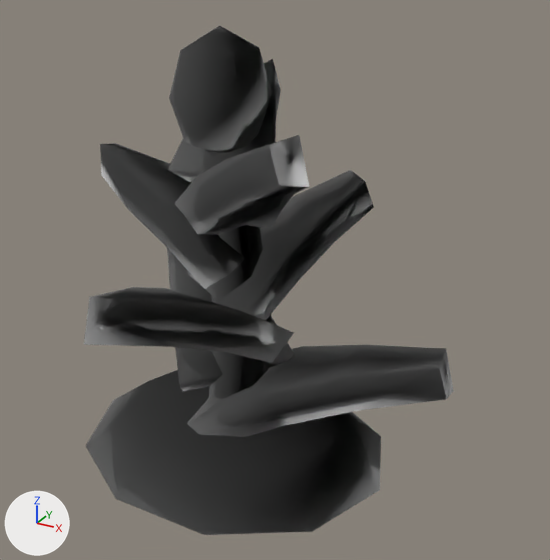
What one commit did to the FBX model unreal/Art/Export/Props/SM_Prop_Gather_EmeraldHerb.fbx.
Both versions are drawn from a 50 mm camera at (0.293, -0.46, 0.389) aimed at (0.043, -0.007, 0.163). Arrows for +X, +Y and +Z are at lower left; the lights stay in place. The older version comes first. Vertices at exactly the same position are counted once.

Objects in the first picture: 'SM_Prop_Gather_EmeraldHerb'.
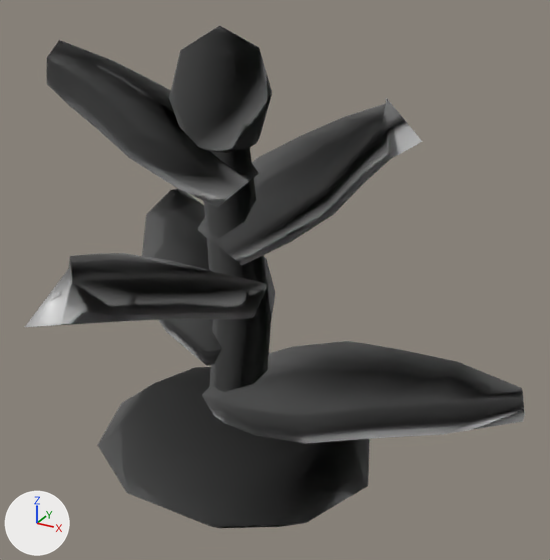
Changed parts and their boxes [x1, y1, x2, y2] in the pictures (550 x 560 px; the box of a moved part takes in the faces that stretch with it):
'SM_Prop_Gather_EmeraldHerb', reshaped (35% wider): before [84, 26, 454, 535]; after [25, 26, 525, 528]
part 1 of me_sm_prop_gather_emeraldherb, rebuilt (15% wider): before [84, 287, 294, 363]; after [25, 253, 267, 327]
part 2 of me_sm_prop_gather_emeraldherb, rebuilt: before [187, 345, 454, 437]; after [202, 341, 525, 443]
part 3 of me_sm_prop_gather_emeraldherb, rebuilt: before [167, 248, 295, 392]; after [142, 188, 275, 366]
part 4 of me_sm_prop_gather_emeraldherb, moved or reshaped: before [100, 59, 374, 329]; after [47, 40, 422, 301]
part 5 of me_sm_prop_gather_emeraldherb, moved or reshaped: before [86, 370, 381, 535]; after [98, 367, 370, 528]

What the commit changed:
me_sm_prop_gather_emeraldherb is used by ob_sm_prop_gather_emeraldherb; location (0.0, 0.0, 0.0).
me_sm_prop_gather_emeraldherb had 478 vertices, 465 faces and spanned x -0.133..0.174, y -0.143..0.115, z -0.043..0.338.
me_sm_prop_gather_emeraldherb now has 466 vertices, 467 faces and spans x -0.173..0.227, y -0.19..0.141, z -0.043..0.338.
me_sm_prop_gather_emeraldherb part 1: the loose piece of 16 vertices spanning x -0.046..0.049, y -0.143..0.022, z 0.091..0.188 is rebuilt with 24 vertices and now spans x -0.055..0.052, y -0.19..0.017, z 0.125..0.224.
me_sm_prop_gather_emeraldherb part 2: the loose piece of 16 vertices spanning x -0.024..0.174, y -0.054..0.049, z 0.025..0.118 is rebuilt with 24 vertices and now spans x -0.018..0.227, y -0.052..0.068, z 0.036..0.105.
me_sm_prop_gather_emeraldherb part 3: the loose piece of 16 vertices spanning x -0.13..0.045, y -0.05..0.101, z 0.058..0.154 is rebuilt with 24 vertices and now spans x -0.173..0.028, y -0.03..0.141, z 0.08..0.169.
me_sm_prop_gather_emeraldherb part 4: 198 vertices removed from x -0.114..0.09, y -0.137..0.115, z 0.086..0.309; 178 vertices added at x -0.151..0.1, y -0.179..0.141, z 0.105..0.325.
me_sm_prop_gather_emeraldherb part 5: 60 vertices removed from x -0.133..0.133, y -0.108..0.108, z -0.033..0.033; 60 vertices added at x -0.123..0.123, y -0.098..0.098, z -0.033..0.033.
Other edits to the shape of me_sm_prop_gather_emeraldherb do not show in these pictures.
